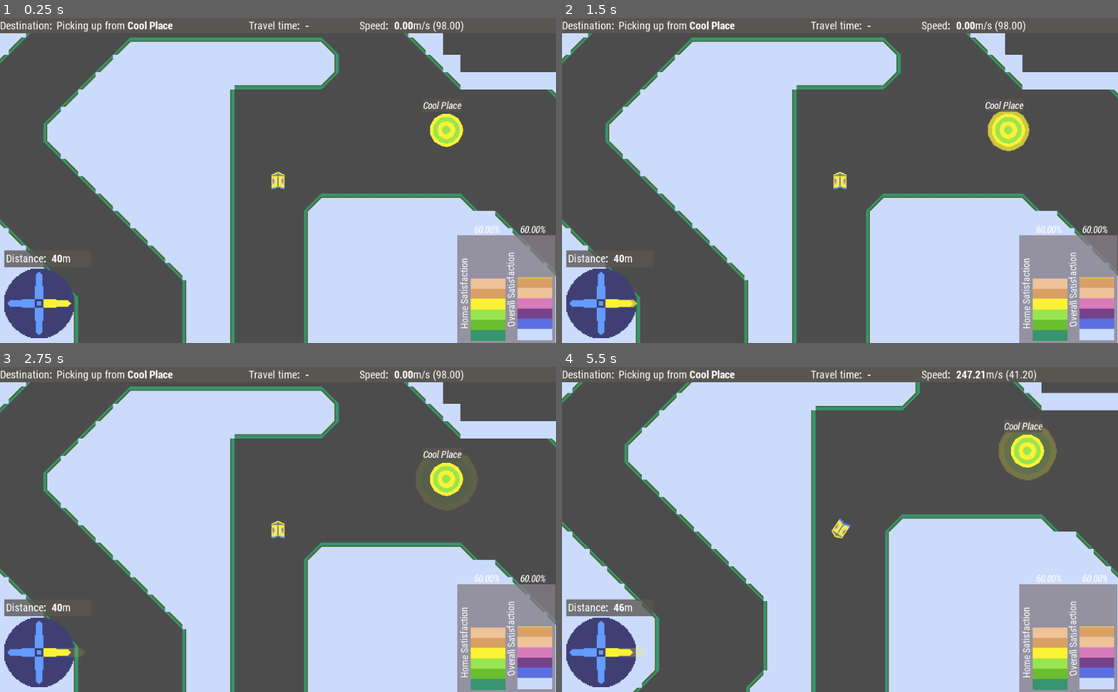
Above: before the commit, frames 1-4 (two rows, left to right).
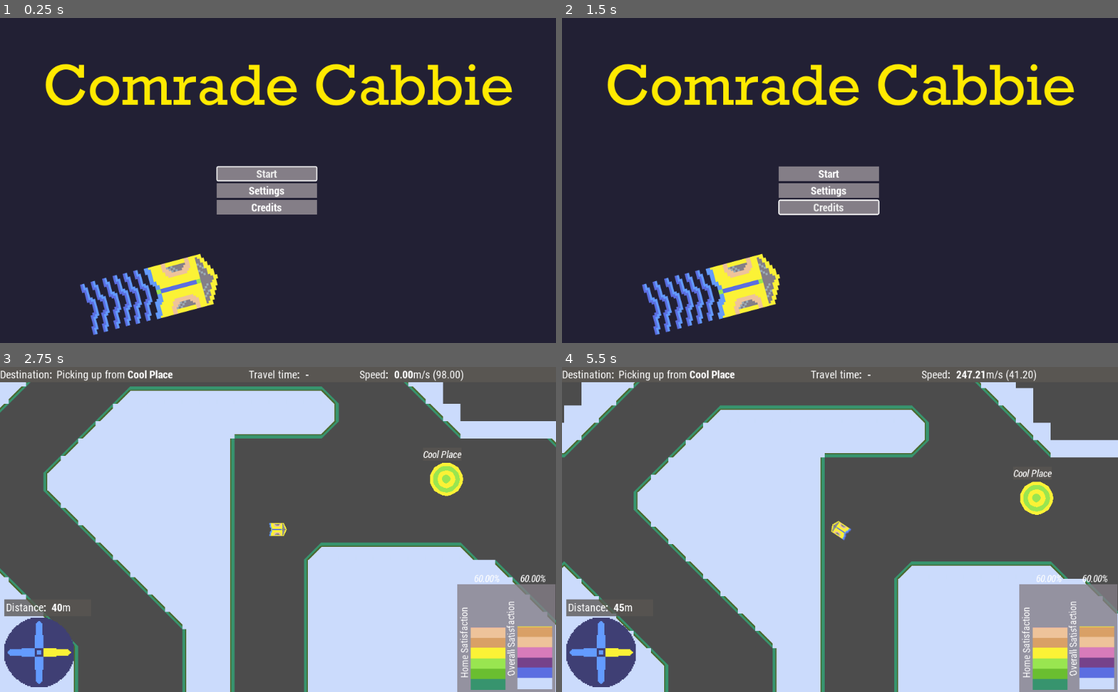
Above: after the commit, the same moments.

Repository: broquaint/comrade-cabbie
Game: Godot game, scene res://Root.tscn
The game is run twice, just before and just after one commit, with the same random seed, the same clock (stepped at 60 frames per second) and the same inputs.
Inputs (mouse positions are in pixels of both pictures, inside the frame that each line leads up to):
- Up to frame 1 (0.25 s): no input
- Up to frame 2 (1.5 s): click (828, 190) at 0.5 s, where only the run after the commit has a clickable "Settings"; click (828, 206) at 1.25 s, where only the run after the commit has a clickable "Credits"
- Up to frame 3 (2.75 s): click (266, 523) at 2 s, where only the run after the commit has a clickable "Start"
- Up to frame 4 (5.5 s): hold Right (move_right) 2.78-3.53 s; hold Left (move_left) 3.53-4.28 s; hold Right (move_right) 4.28-5.03 s; hold Up (move_up) from 5.03 s (still down)

The runs differ from the first frame. In frame 1, 100% of the frame differs, in the area x 0-100%, y 0-100%; in frame 2, 100%; in frame 3, 0.1%; in frame 4, 30%.

Commit message:
Add a title screen
It's a bit bare but that fits with the rest of what's here.

Diff:
--- a/HUD.tscn
+++ b/HUD.tscn
@@ -14,11 +14,13 @@
 [ext_resource path="res://DestFlashControl.gd" type="Script" id=12]
 [ext_resource path="res://FontTheme.tres" type="Theme" id=13]
 [ext_resource path="res://SatisfactionMeter.tscn" type="PackedScene" id=14]
-[ext_resource path="res://assets/robotocondensed-bold.ttf" type="DynamicFontData" id=15]
+[ext_resource path="res://assets/title screen.png" type="Texture" id=15]
 [ext_resource path="res://CompassNeedle.gd" type="Script" id=16]
 [ext_resource path="res://assets/compass pickup needle.png" type="Texture" id=17]
 [ext_resource path="res://assets/compass dropoff needle.png" type="Texture" id=18]
 [ext_resource path="res://PauseMenu.gd" type="Script" id=19]
+[ext_resource path="res://MenuTheme.tres" type="Theme" id=20]
+[ext_resource path="res://TitleMenu.gd" type="Script" id=21]
 
 [sub_resource type="DynamicFontData" id=8]
 font_path = "res://assets/robotocondensed-bold.ttf"
@@ -107,54 +109,6 @@
 "values": [ 0.0, 90.0 ]
 }
 
-[sub_resource type="StyleBoxFlat" id=21]
-bg_color = Color( 0.517647, 0.494118, 0.529412, 1 )
-border_width_left = 2
-border_width_top = 2
-border_width_right = 2
-border_width_bottom = 2
-border_color = Color( 1, 1, 1, 1 )
-corner_radius_top_left = 2
-corner_radius_top_right = 2
-corner_radius_bottom_right = 2
-corner_radius_bottom_left = 2
-
-[sub_resource type="StyleBoxFlat" id=16]
-bg_color = Color( 0.517647, 0.494118, 0.529412, 1 )
-border_width_left = 2
-border_width_top = 2
-border_width_right = 2
-border_width_bottom = 2
-border_color = Color( 1, 1, 1, 1 )
-corner_radius_top_left = 2
-corner_radius_top_right = 2
-corner_radius_bottom_right = 2
-corner_radius_bottom_left = 2
-
-[sub_resource type="StyleBoxFlat" id=17]
-bg_color = Color( 0.517647, 0.494118, 0.529412, 1 )
-
-[sub_resource type="StyleBoxFlat" id=20]
-bg_color = Color( 0.411765, 0.415686, 0.415686, 1 )
-
-[sub_resource type="DynamicFont" id=18]
-size = 20
-font_data = ExtResource( 15 )
-
-[sub_resource type="Theme" id=19]
-default_font = SubResource( 18 )
-Button/colors/font_color = Color( 1, 1, 1, 1 )
-Button/colors/font_color_disabled = Color( 0.9, 0.9, 0.9, 0.2 )
-Button/colors/font_color_focus = Color( 0.94, 0.94, 0.94, 1 )
-Button/colors/font_color_hover = Color( 0.94, 0.94, 0.94, 1 )
-Button/colors/font_color_pressed = Color( 1, 1, 1, 1 )
-Button/constants/hseparation = 2
-Button/styles/disabled = null
-Button/styles/focus = SubResource( 21 )
-Button/styles/hover = SubResource( 16 )
-Button/styles/normal = SubResource( 17 )
-Button/styles/pressed = SubResource( 20 )
-
 [node name="HUD" type="CanvasLayer"]
 
 [node name="Control" type="Control" parent="."]
@@ -349,7 +303,7 @@
 margin_top = 237.572
 margin_right = 693.307
 margin_bottom = 324.572
-theme = SubResource( 19 )
+theme = ExtResource( 20 )
 script = ExtResource( 19 )
 __meta__ = {
 "_edit_group_": true
@@ -377,3 +331,45 @@
 focus_neighbour_top = NodePath("../Restart")
 focus_neighbour_bottom = NodePath("../Resume")
 text = "Leave The World"
+
+[node name="Title" type="Sprite" parent="."]
+pause_mode = 2
+visible = false
+position = Vector2( 512, 300 )
+texture = ExtResource( 15 )
+
+[node name="TitleMenu" type="VBoxContainer" parent="."]
+pause_mode = 2
+visible = false
+margin_left = 398.83
+margin_top = 273.87
+margin_right = 583.83
+margin_bottom = 402.87
+theme = ExtResource( 20 )
+script = ExtResource( 21 )
+__meta__ = {
+"_edit_group_": true
+}
+
+[node name="Start" type="Button" parent="TitleMenu"]
+margin_right = 185.0
+margin_bottom = 27.0
+focus_neighbour_top = NodePath("../Credits")
+focus_neighbour_bottom = NodePath("../Settings")
+text = "Start"
+
+[node name="Settings" type="Button" parent="TitleMenu"]
+margin_top = 31.0
+margin_right = 185.0
+margin_bottom = 58.0
+focus_neighbour_top = NodePath("../Start")
+focus_neighbour_bottom = NodePath("../Credits")
+text = "Settings"
+
+[node name="Credits" type="Button" parent="TitleMenu"]
+margin_top = 62.0
+margin_right = 185.0
+margin_bottom = 89.0
+focus_neighbour_top = NodePath("../Settings")
+focus_neighbour_bottom = NodePath("../Start")
+text = "Credits"
--- /dev/null
+++ b/MenuTheme.tres
@@ -0,0 +1,51 @@
+[gd_resource type="Theme" load_steps=7 format=2]
+
+[ext_resource path="res://assets/robotocondensed-bold.ttf" type="DynamicFontData" id=1]
+
+[sub_resource type="StyleBoxFlat" id=21]
+bg_color = Color( 0.517647, 0.494118, 0.529412, 1 )
+border_width_left = 2
+border_width_top = 2
+border_width_right = 2
+border_width_bottom = 2
+border_color = Color( 1, 1, 1, 1 )
+corner_radius_top_left = 2
+corner_radius_top_right = 2
+corner_radius_bottom_right = 2
+corner_radius_bottom_left = 2
+
+[sub_resource type="StyleBoxFlat" id=16]
+bg_color = Color( 0.517647, 0.494118, 0.529412, 1 )
+border_width_left = 2
+border_width_top = 2
+border_width_right = 2
+border_width_bottom = 2
+border_color = Color( 1, 1, 1, 1 )
+corner_radius_top_left = 2
+corner_radius_top_right = 2
+corner_radius_bottom_right = 2
+corner_radius_bottom_left = 2
+
+[sub_resource type="StyleBoxFlat" id=17]
+bg_color = Color( 0.517647, 0.494118, 0.529412, 1 )
+
+[sub_resource type="StyleBoxFlat" id=20]
+bg_color = Color( 0.411765, 0.415686, 0.415686, 1 )
+
+[sub_resource type="DynamicFont" id=18]
+size = 20
+font_data = ExtResource( 1 )
+
+[resource]
+default_font = SubResource( 18 )
+Button/colors/font_color = Color( 1, 1, 1, 1 )
+Button/colors/font_color_disabled = Color( 0.9, 0.9, 0.9, 0.2 )
+Button/colors/font_color_focus = Color( 0.94, 0.94, 0.94, 1 )
+Button/colors/font_color_hover = Color( 0.94, 0.94, 0.94, 1 )
+Button/colors/font_color_pressed = Color( 1, 1, 1, 1 )
+Button/constants/hseparation = 2
+Button/styles/disabled = null
+Button/styles/focus = SubResource( 21 )
+Button/styles/hover = SubResource( 16 )
+Button/styles/normal = SubResource( 17 )
+Button/styles/pressed = SubResource( 20 )
--- a/PauseMenu.gd
+++ b/PauseMenu.gd
@@ -32,5 +32,4 @@
 	resume_game()
 
 func leave_game():
-	# TODO Implement title screen.
-	print("leaving ...")
+	$"../TitleMenu".show_title()
--- a/Player.gd
+++ b/Player.gd
@@ -47,7 +47,7 @@
 
 func initialize():
 	velocity = Vector2.ZERO
-	rotation_degrees = 0.0
+	rotation_degrees = 90.0
 
 	boost_level = BoostLevel.NONE
 	current_pickup  = null
--- /dev/null
+++ b/TitleMenu.gd
@@ -0,0 +1,25 @@
+extends VBoxContainer
+
+func _ready():
+	$Start.connect('pressed', self, 'start_game')
+	$Settings.connect('pressed', self, 'show_settings')
+	$Credits.connect('pressed', self, 'show_credits')
+
+	show_title()
+
+func show_title():
+	get_tree().paused = true
+	$'../Title'.show()
+	show()
+	$Start.grab_focus()
+
+func start_game():
+	get_tree().paused = false
+	$'../Title'.hide()
+	hide()
+
+func show_settings():
+	pass
+
+func show_credits():
+	pass
Not shown: 1 places in HUD.tscn that only renumber resources
Binary file added: assets/title screen.png
Not shown, added: assets/title screen.png.import
